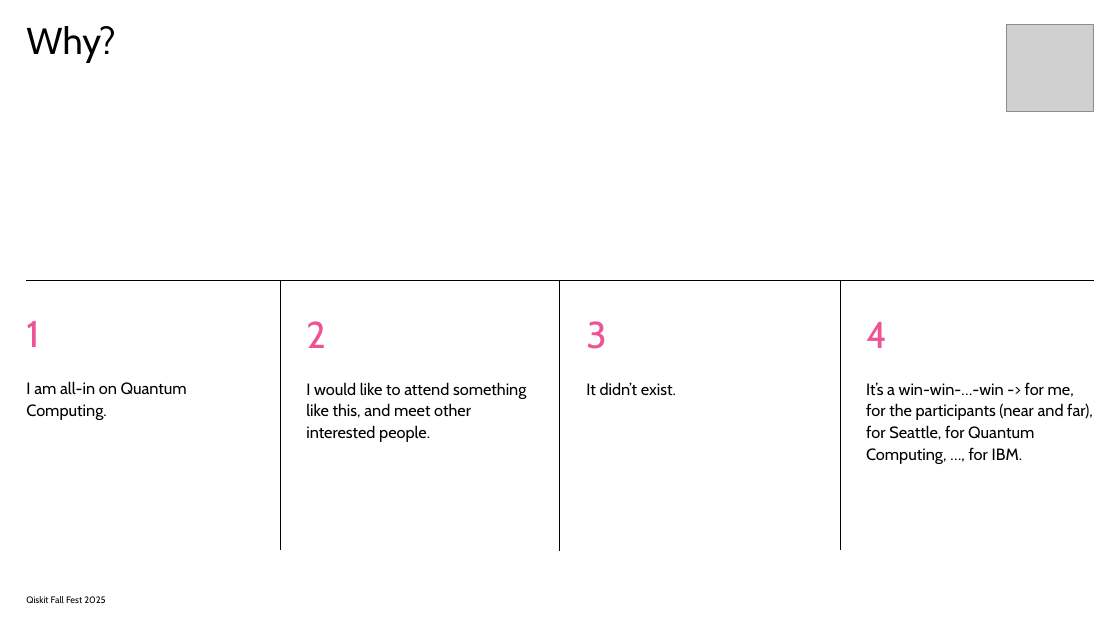
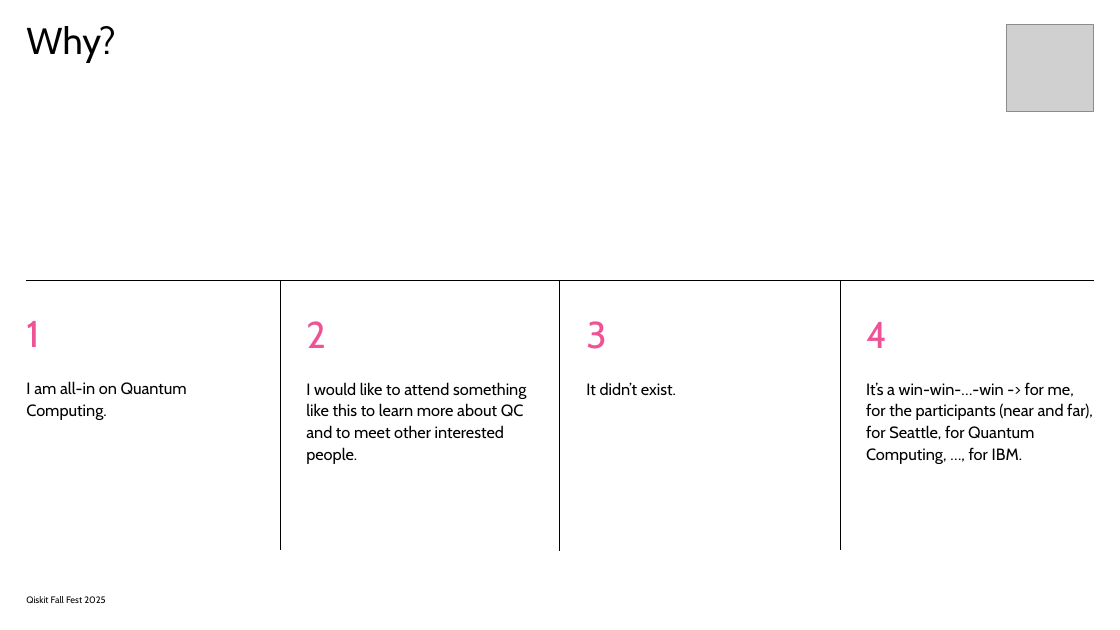
Before and after one commit to SeattleQuantumComputingMeetup/qiskit_fall_fest_2025, a slide deck: slide 3 of QAP_Seminar_May_2026_Qiskit_Fall_Fest_2025_Natalie_Hawkins.pptx. Drawn at 1120x630 pixels with LibreOffice and Linux fonts; fonts in the diff are those of the drawing; grey boxes stand for pictures. Boxes give left, top, right and bottom in pixels: in the first picture for what was removed or moved away, otherwise in the second. Text is boxed around its words. In the diff, an @@ line names an element or a change of style, - is before the commit and + after.

```diff
--- a/QAP_Seminar_May_2026_Qiskit_Fall_Fest_2025_Natalie_Hawkins.pptx
+++ b/QAP_Seminar_May_2026_Qiskit_Fall_Fest_2025_Natalie_Hawkins.pptx
@@ text at (306,382,526,464): text changed @@
-I would like to attend something like this, and meet other interested people.
+I would like to attend something like this to learn more about QC and to meet other interested people.
```
Also in this commit, not shown: 2 other slides changed, 1 other file.
